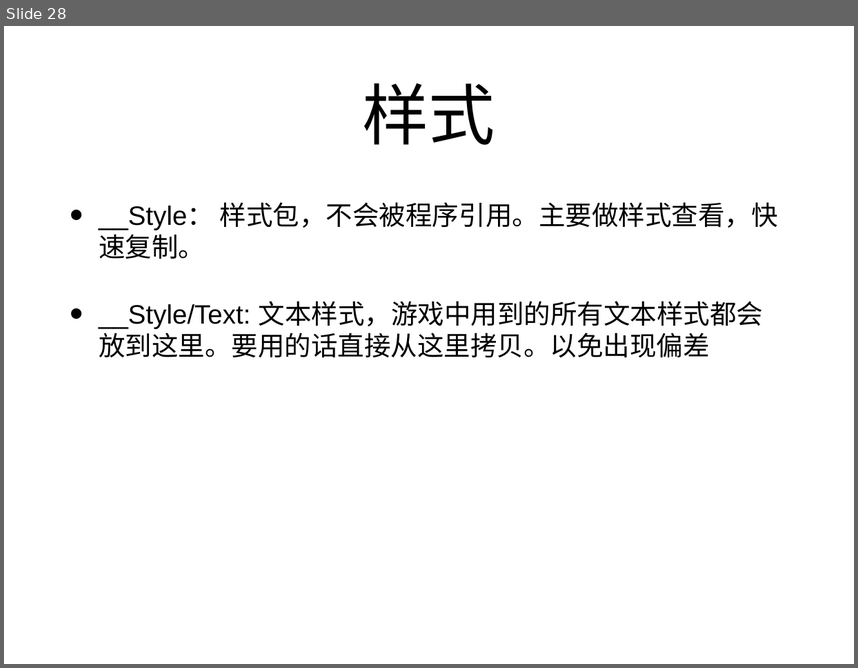
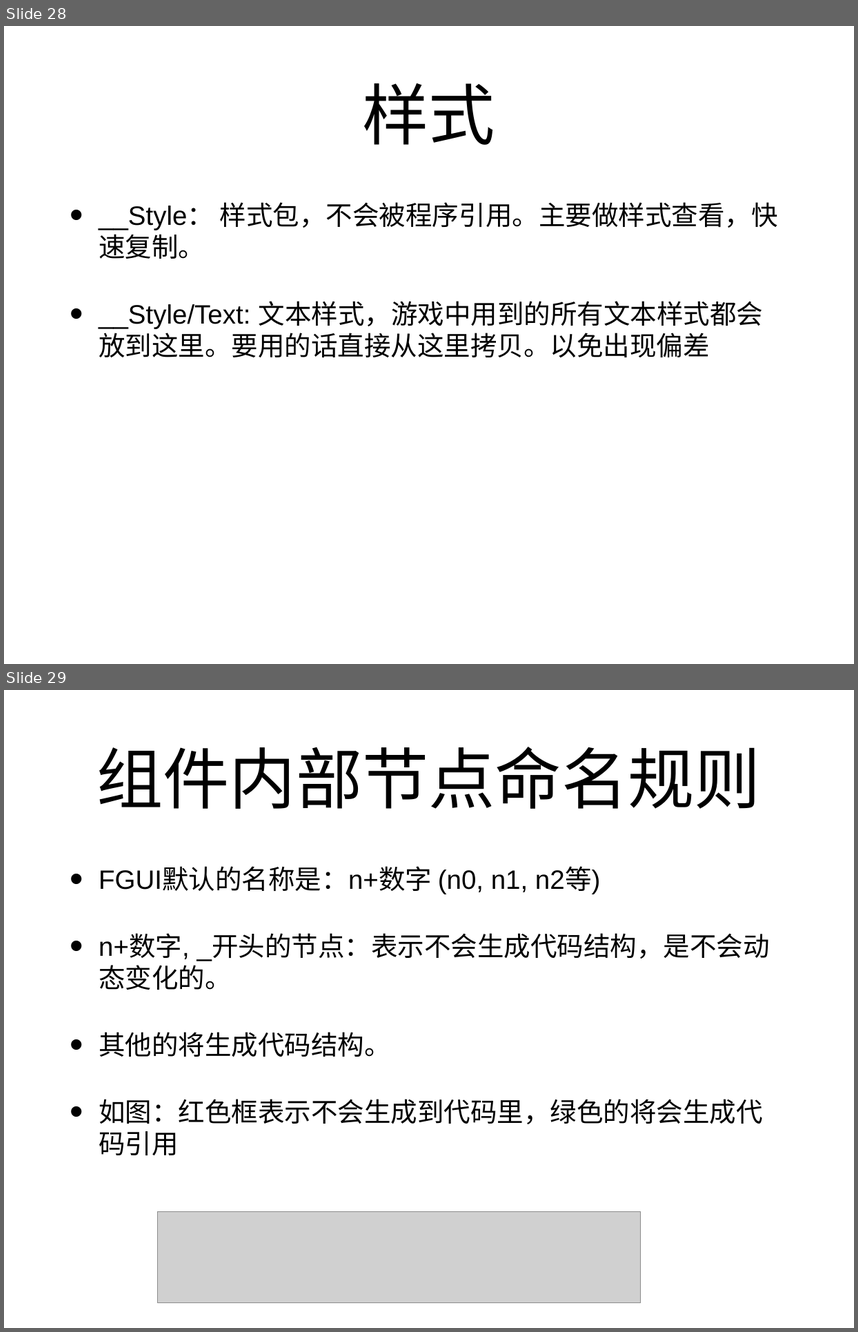
Before and after one commit to ihaiucom/ihaiu.FGUITemplate, a slide deck: UI原则.pptx. Shown one above the other, each under a label of ours: slide 28 before the commit, slides 28 and 29 after it. The pictures are 858x668 and 858x1332 pixels, drawn with LibreOffice and Linux fonts; fonts in the diff are those of the drawing; grey boxes stand for pictures. Boxes give left, top, right and bottom in pixels: in the first picture for what was removed or moved away, otherwise in the second. Text is boxed around its words. In the diff, an @@ line names an element or a change of style, - is before the commit and + after.

```diff
--- a/UI原则.pptx
+++ b/UI原则.pptx
@@ slide 29 added at <box>4,690,854,1328</box>, background #FFFFFF @@
@@ title added at <box>97,747,761,809</box>, 80 pt, text #000000 @@
+组件内部节点命名规则
@@ text added at <box>99,868,770,1155</box>, 32 pt, text #000000 @@
+• FGUI默认的名称是：n+数字 (n0, n1, n2等)
+• n+数字, _开头的节点：表示不会生成代码结构，是不会动态变化的。
+• 其他的将生成代码结构。
+• 如图：红色框表示不会生成到代码里，绿色的将会生成代码引用
@@ picture added at <box>158,1211,641,1303</box> @@
```
Also in this commit, not shown: 1 slide changed.
